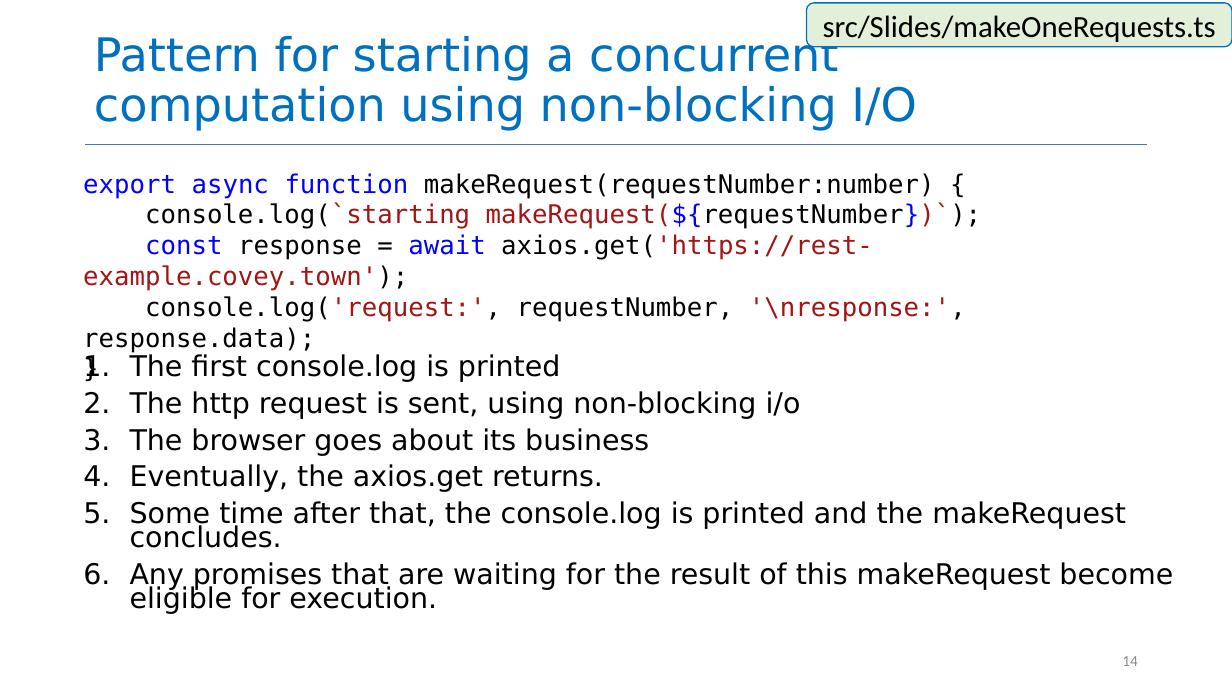
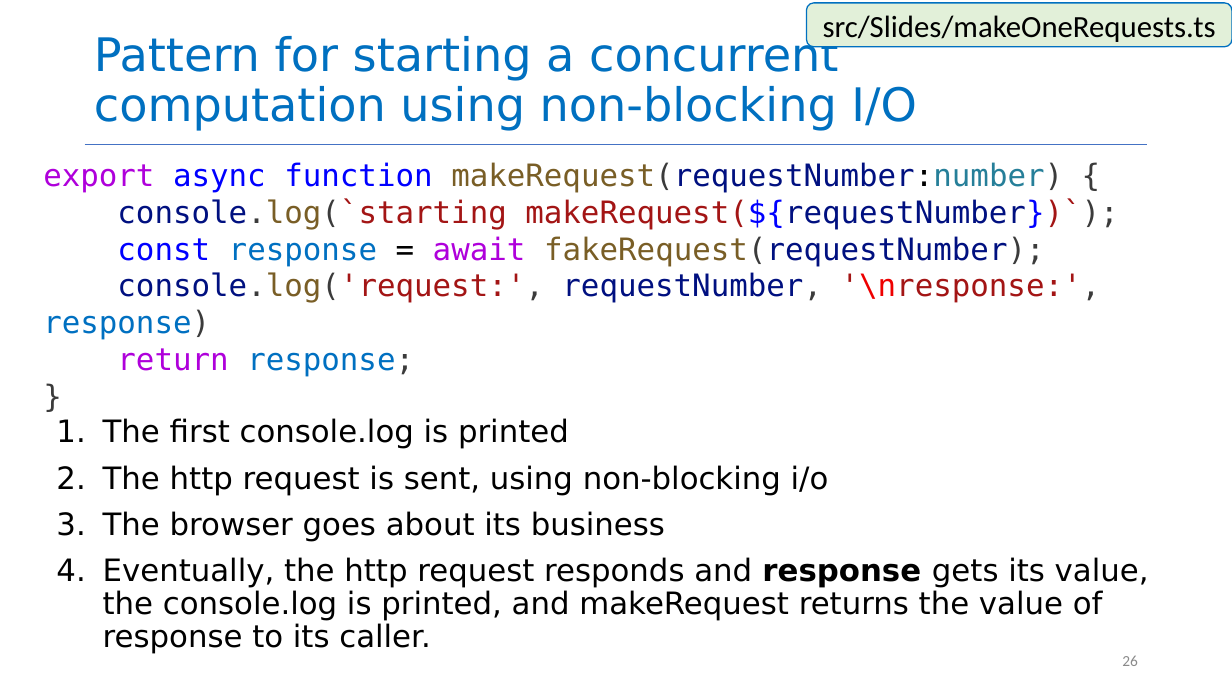
Before and after one commit to neu-se/CS4530-Spring-2026, a slide deck: slide 26 of Slides/Module 09 Concurrency Patterns in Typescript.pptx (slide 14 before the commit). Drawn at 1232x693 pixels with LibreOffice and Linux fonts; fonts in the diff are those of the drawing. Boxes give left, top, right and bottom in pixels: in the first picture for what was removed or moved away, otherwise in the second. Text is boxed around its words. In the diff, an @@ line names an element or a change of style, - is before the commit and + after.

```diff
--- a/Slides/Module 09 Concurrency Patterns in Typescript.pptx
+++ b/Slides/Module 09 Concurrency Patterns in Typescript.pptx
@@ text "export async function makeRequest(requestNumber:number) {": place and size @@
-text "export async function makeRequest(requestNumber:number) {" at [83,173,981,321]
+text "export async function makeRequest(requestNumber:number) {" at [43,162,1118,377]
@@ text at [43,162,1118,229]: size 20 to 24 pt in "export async function makeRequest(requestNumber:number) {", "console.log(`starting makeRequest(${requestNumber})`);", "}"; text colour #0000FF to #AF00DB in "export"; text colour #000000 to #795E26 in "makeRequest(requestNumber:number)", "console.log(`starting"; text colour #000000 to #3B3B3B in "makeRequest(requestNumber:number) {", "console.log(`starting makeRequest(${requestNumber})`);", "}"; text colour #000000 to #001080 in "makeRequest(requestNumber:number)", "console.log(`starting makeRequest(${requestNumber})`);"; text colour #000000 to #267F99 in "makeRequest(requestNumber:number)" @@
@@ text at [43,236,1101,377]: text changed; size 20 to 24 pt; text colour #000000 to #001080 @@
-const response = await axios.get('https://rest-example.covey.town');
-console.log('request:', requestNumber, '\nresponse:', response.data);
+const response = await fakeRequest(requestNumber);
+console.log('request:', requestNumber, '\nresponse:', response)
+return response;
@@ text "The first console.log is printed": place and size @@
-text "The first console.log is printed" at [130,354,1173,614]
+text "The first console.log is printed" at [103,418,1149,654]
@@ text at [103,418,829,542]: size 22.2 to 24 pt in "The first console.log is printed", "The http request is sent, using non-blocking ...", "The browser goes about its business"; line spacing 0.7 to 0.9 @@
@@ text at [103,557,1149,654]: text changed; size 22.2 to 24 pt @@
-4. Eventually, the axios.get returns.
-5. Some time after that, the console.log is printed and the makeRequest concludes.
-6. Any promises that are waiting for the result of this makeRequest become eligible for execution.
+4. Eventually, the http request responds and response gets its value, the console.log is printed, and makeRequest returns the value of response to its caller.
@@ page number at [1122,655,1138,666]: text changed @@
-14
+26
```
Also in this commit, not shown: 12 other slides changed, 26 slides added, 12 slides removed, 1 other file.
